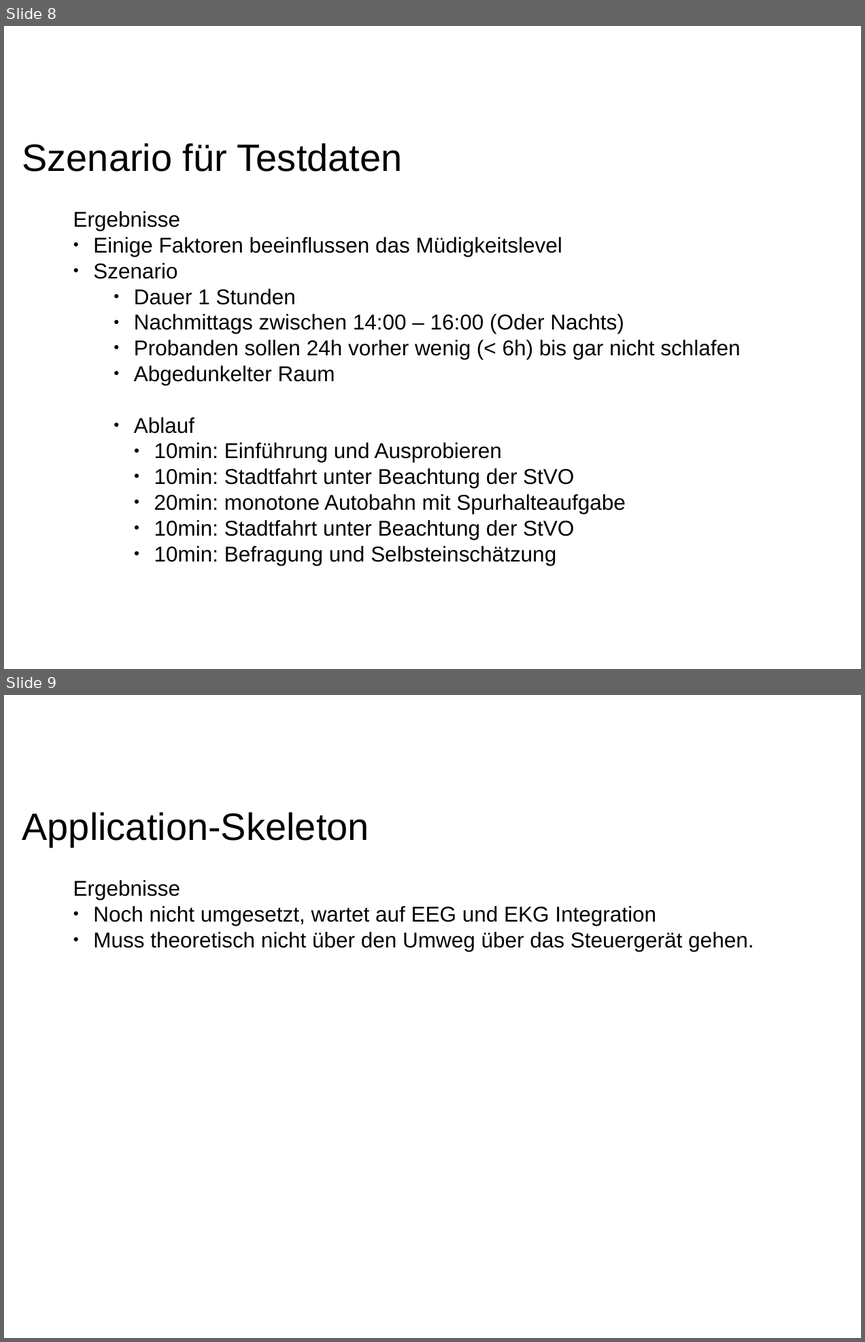
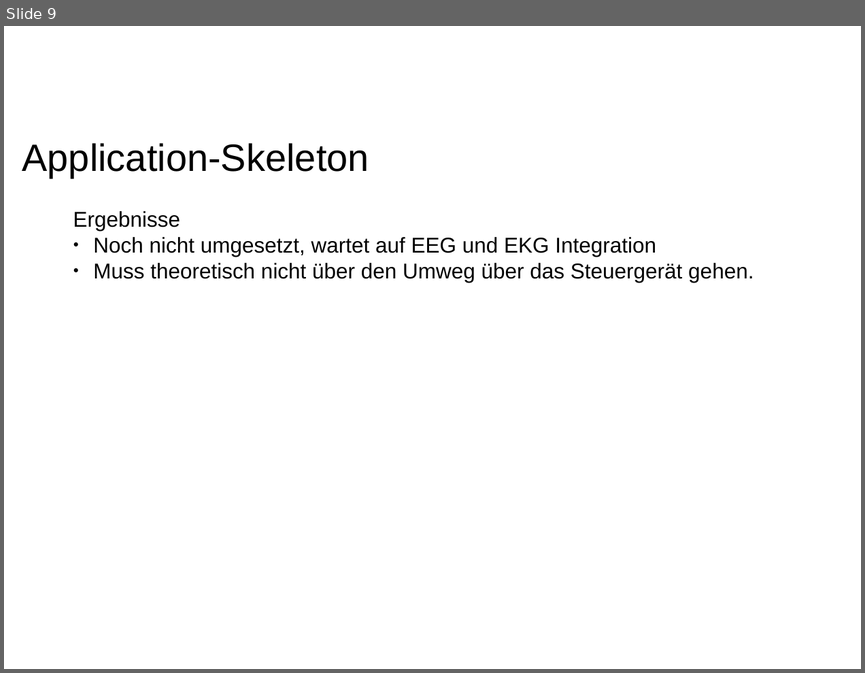
Before and after one commit to ppasler/current-adas, a slide deck: project/Zwischenstand.odp. Shown one above the other, each under a label of ours: slides 8 and 9 before the commit, slide 9 after it. The pictures are 865x1342 and 865x673 pixels, drawn with LibreOffice and Linux fonts; fonts in the diff are those of the drawing; background and template pictures are left out. Boxes give left, top, right and bottom in pixels: in the first picture for what was removed or moved away, otherwise in the second. Text is boxed around its words. In the diff, an @@ line names an element or a change of style, - is before the commit and + after.

```diff
--- a/project/Zwischenstand.odp
+++ b/project/Zwischenstand.odp
@@ slide 8 removed at [4, 26, 861, 669], background #FFFFFF @@
@@ text removed at [22, 143, 402, 172] @@
-Szenario für Testdaten
@@ text removed at [73, 211, 740, 565] @@
-Ergebnisse
-● Einige Faktoren beeinflussen das Müdigkeitslevel
-● Szenario
-    ● Dauer 1 Stunden
-    ● Nachmittags zwischen 14:00 – 16:00 (Oder Nachts)
-    ● Probanden sollen 24h vorher wenig (< 6h) bis gar nicht schlafen
-    ● Abgedunkelter Raum
-    ● Ablauf
-      ● 10min: Einführung und Ausprobieren
-      ● 10min: Stadtfahrt unter Beachtung der StVO
-      ● 20min: monotone Autobahn mit Spurhalteaufgabe
-      ● 10min: Stadtfahrt unter Beachtung der StVO
-      ● 10min: Befragung und Selbsteinschätzung
```
Also in this commit, not shown: 1 slide changed, 6 slides added, 5 other slides removed, 8 other files.
